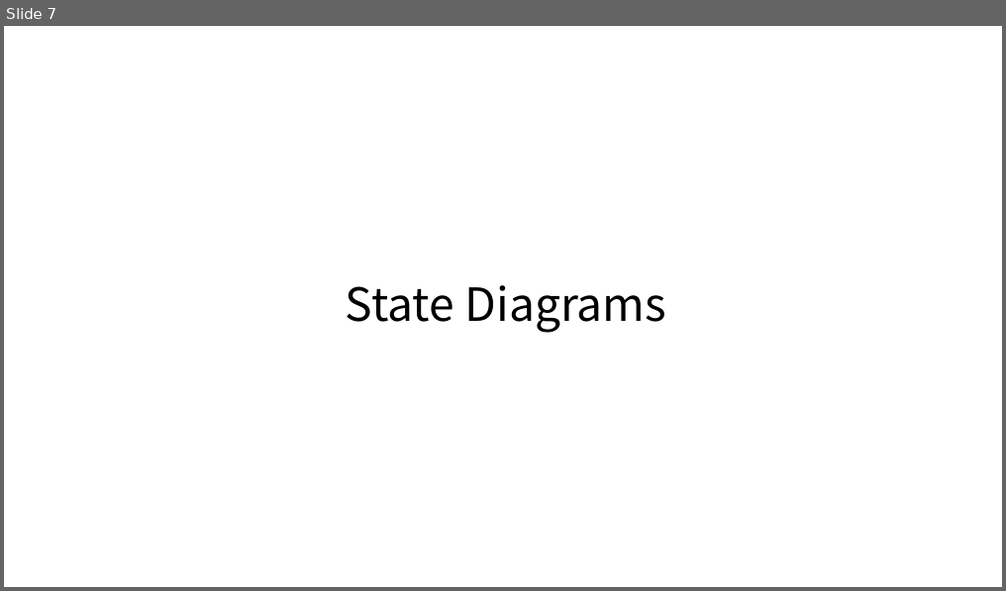
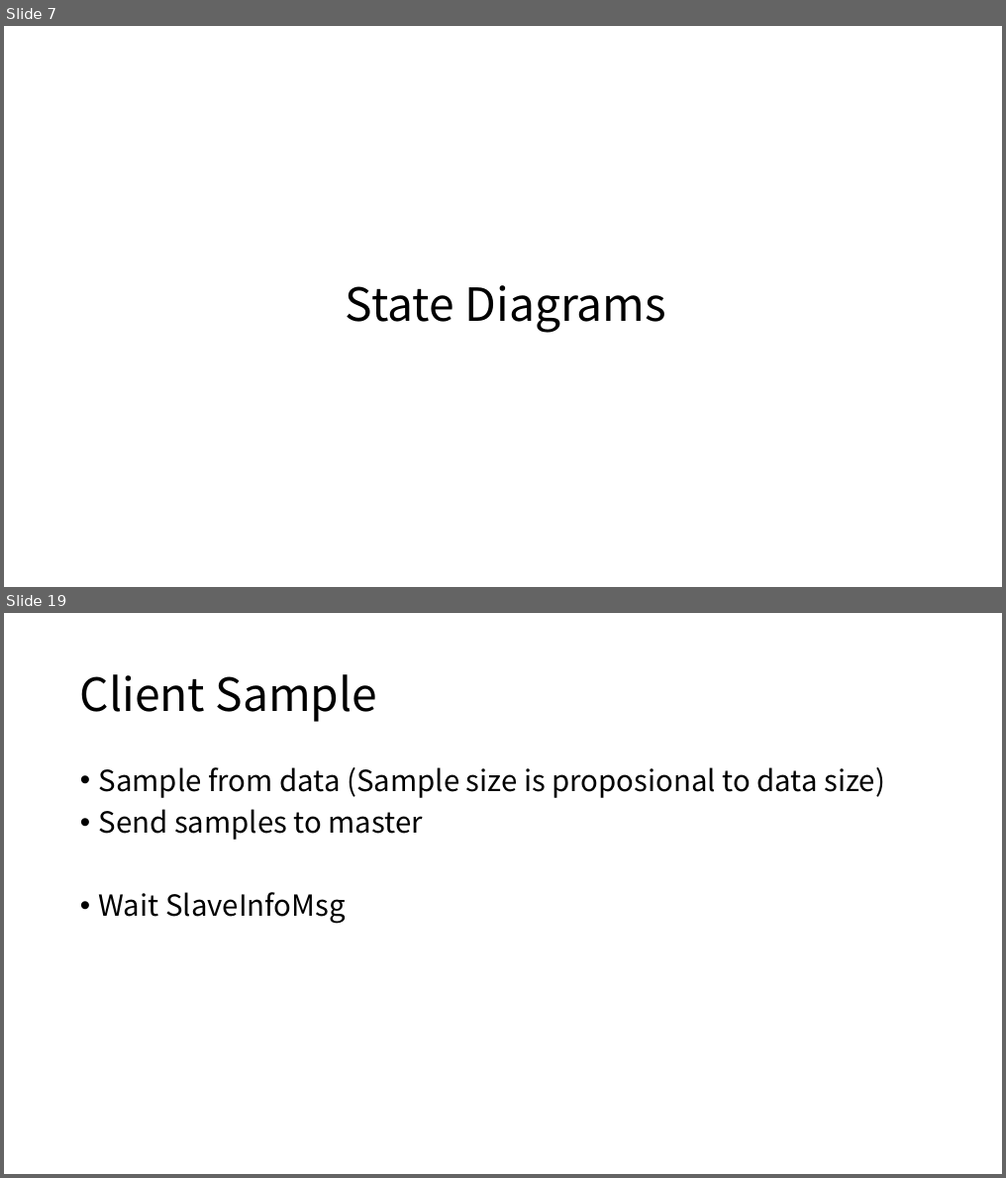
Before and after one commit to Eyebrowmoon/CS490, a slide deck: project.pptx. Shown one above the other, each under a label of ours: slide 7 before the commit, slides 7 and 19 after it; the slides between them are not shown. The pictures are 1006x591 and 1006x1178 pixels, drawn with LibreOffice and Linux fonts; fonts in the diff are those of the drawing. Boxes give left, top, right and bottom in pixels: in the first picture for what was removed or moved away, otherwise in the second. Text is boxed around its words. In the diff, an @@ line names an element or a change of style, - is before the commit and + after.

```diff
--- a/project.pptx
+++ b/project.pptx
@@ slide 19 added at <box>4,613,1002,1174</box>, background #FFFFFF @@
@@ title added at <box>80,674,378,722</box>, 44 pt, text #000000 @@
+Client Sample
@@ text added at <box>99,767,885,924</box>, 28 pt, text #000000 @@
+• Sample from data (Sample size is proposional to data size)
+• Send samples to master
+• Wait SlaveInfoMsg
```
Also in this commit, not shown: 6 slides changed, 10 other slides added.
